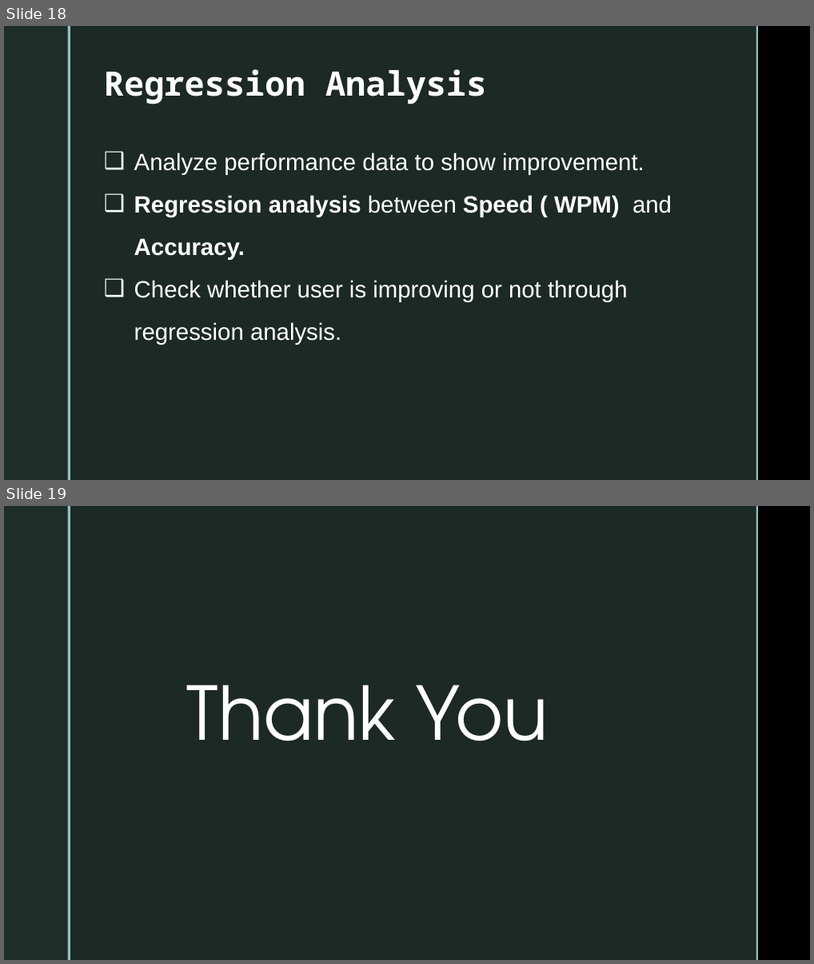
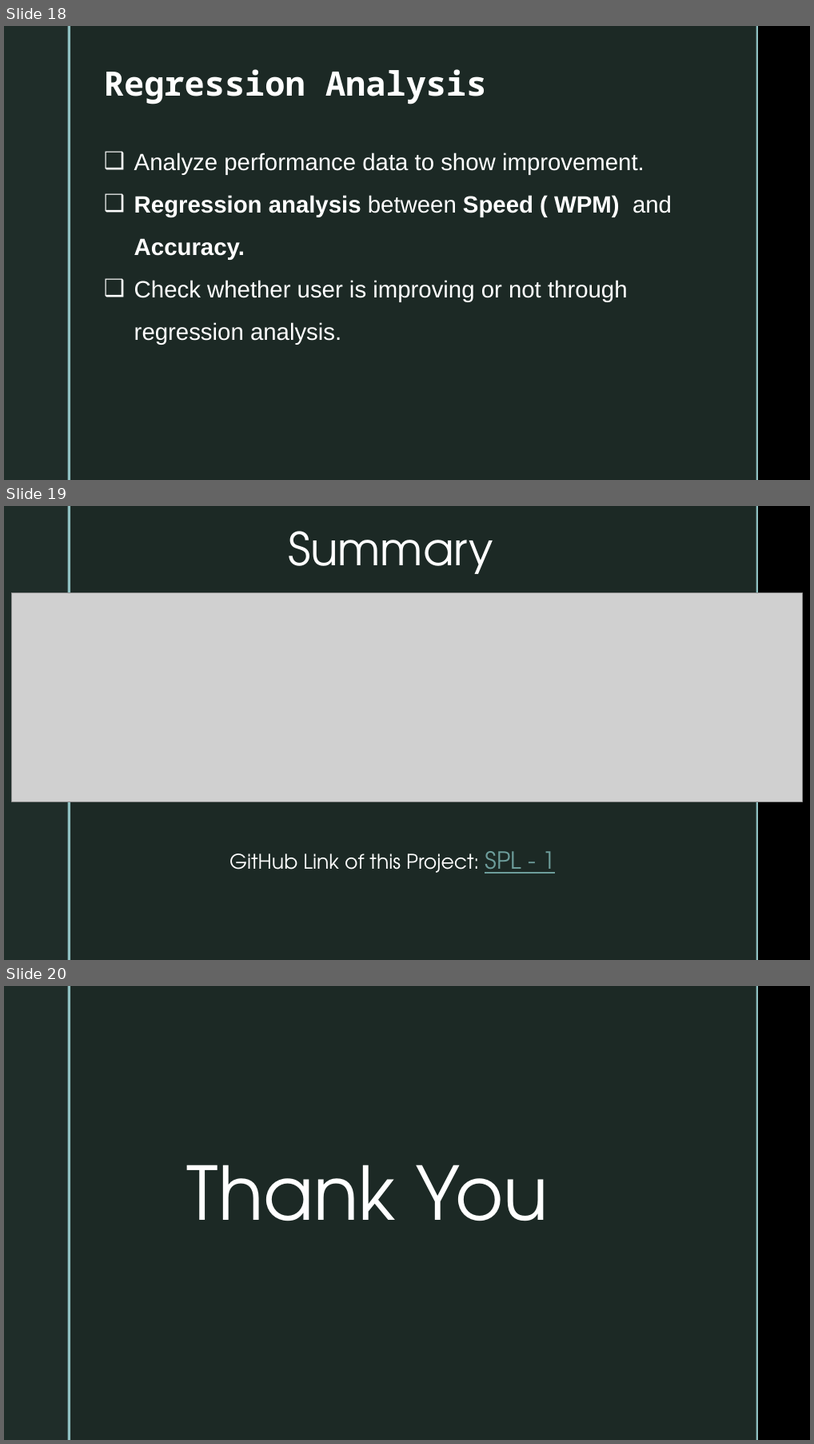
Before and after one commit to CodeWithIsmail/SPL-1, a slide deck: Mid Presentation.pptx. Shown one above the other, each under a label of ours: slides 18 and 19 before the commit, slides 18, 19 and 20 after it. The pictures are 814x964 and 814x1444 pixels, drawn with LibreOffice and Linux fonts; fonts in the diff are those of the drawing; grey boxes stand for pictures; background and template pictures are left out. Boxes give left, top, right and bottom in pixels: in the first picture for what was removed or moved away, otherwise in the second. Text is boxed around its words. In the diff, an @@ line names an element or a change of style, - is before the commit and + after.

Commit message:
final update on PRESENTATION SLIDE

```diff
--- a/Mid Presentation.pptx
+++ b/Mid Presentation.pptx
@@ slide 19 added at (4, 506, 810, 960), background picture (left out); not listed: 4 template elements that a slide beside it also shows @@
@@ text added at (288, 531, 494, 574), 54 pt, text #FFFFFF @@
+Summary
@@ picture added at (11, 592, 802, 801) @@
@@ text added at (230, 851, 555, 873), 24 pt, text #FFFFFF @@
+GitHub Link of this Project: SPL - 1
@@ what was slide 19 is now slide 20 @@
```
